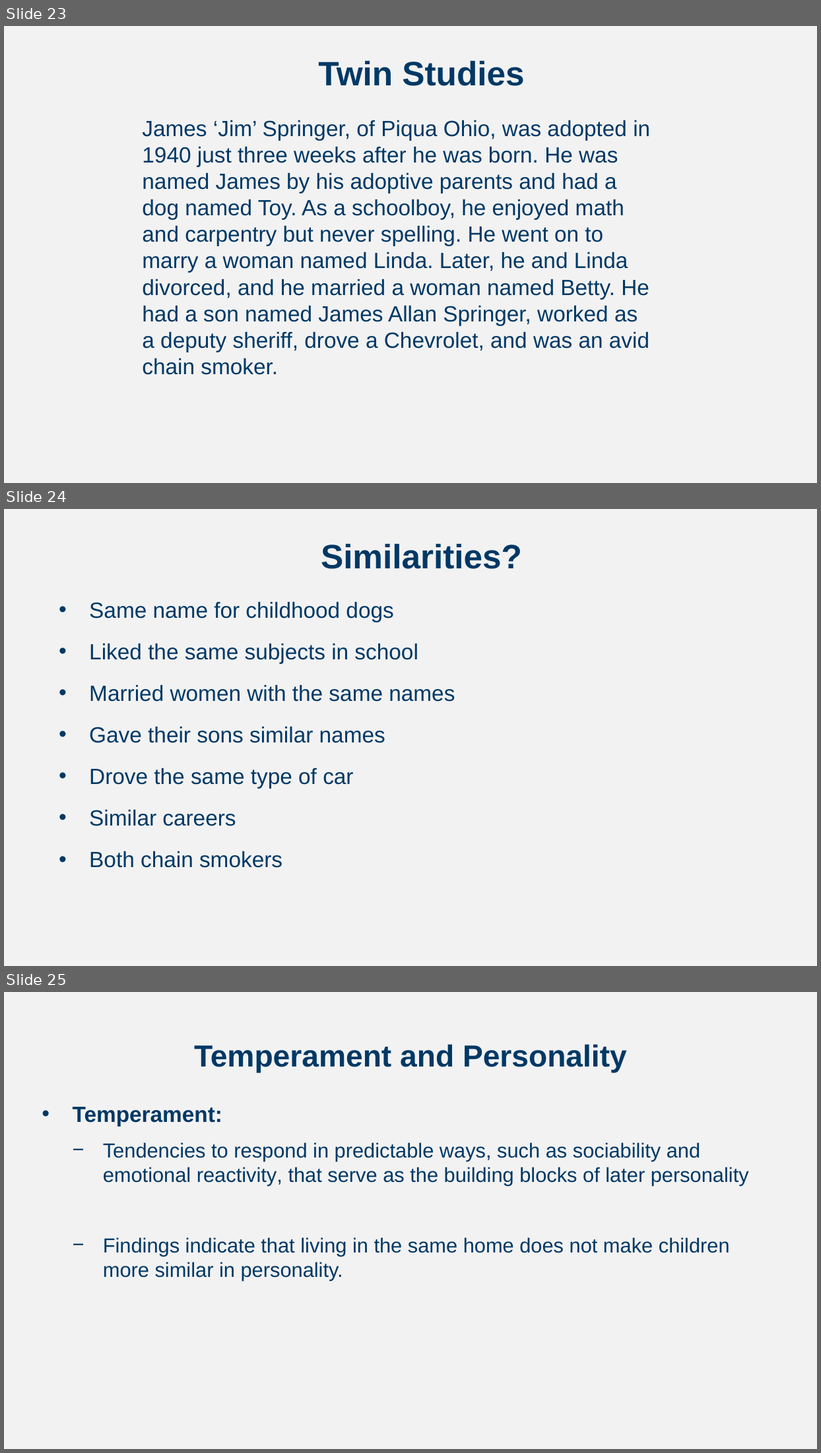
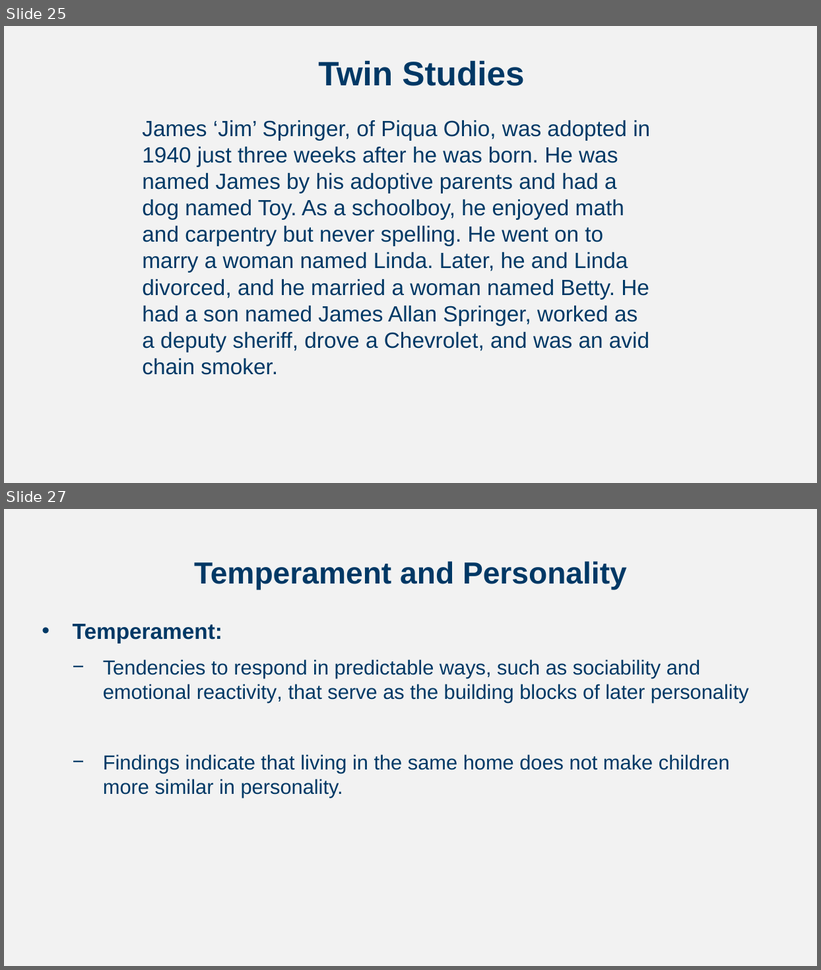
Before and after one commit to npm27/Teaching-Materials, a slide deck: Developmental Fall 23/Slides/Chapter 2.pptx. Shown one above the other, each under a label of ours: slides 23, 24 and 25 before the commit, slides 25 and 27 after it; the slides between them are not shown. The pictures are 821x1453 and 821x970 pixels, drawn with LibreOffice and Linux fonts; fonts in the diff are those of the drawing. Boxes give left, top, right and bottom in pixels: in the first picture for what was removed or moved away, otherwise in the second. Text is boxed around its words. In the diff, an @@ line names an element or a change of style, - is before the commit and + after.

```diff
--- a/Developmental Fall 23/Slides/Chapter 2.pptx
+++ b/Developmental Fall 23/Slides/Chapter 2.pptx
@@ slide 24 removed at box(4, 509, 817, 966), background #F2F2F2 @@
@@ title removed at box(321, 543, 522, 569) @@
-Similarities?
@@ text removed at box(89, 601, 455, 868) @@
-• Same name for childhood dogs
-• Liked the same subjects in school
-• Married women with the same names
-• Gave their sons similar names
-• Drove the same type of car
-• Similar careers
-• Both chain smokers
@@ what was slide 23 is now slide 25 @@
@@ what was slide 25 is now slide 27 @@
```
Also in this commit, not shown: 6 slides changed, 3 slides added.
